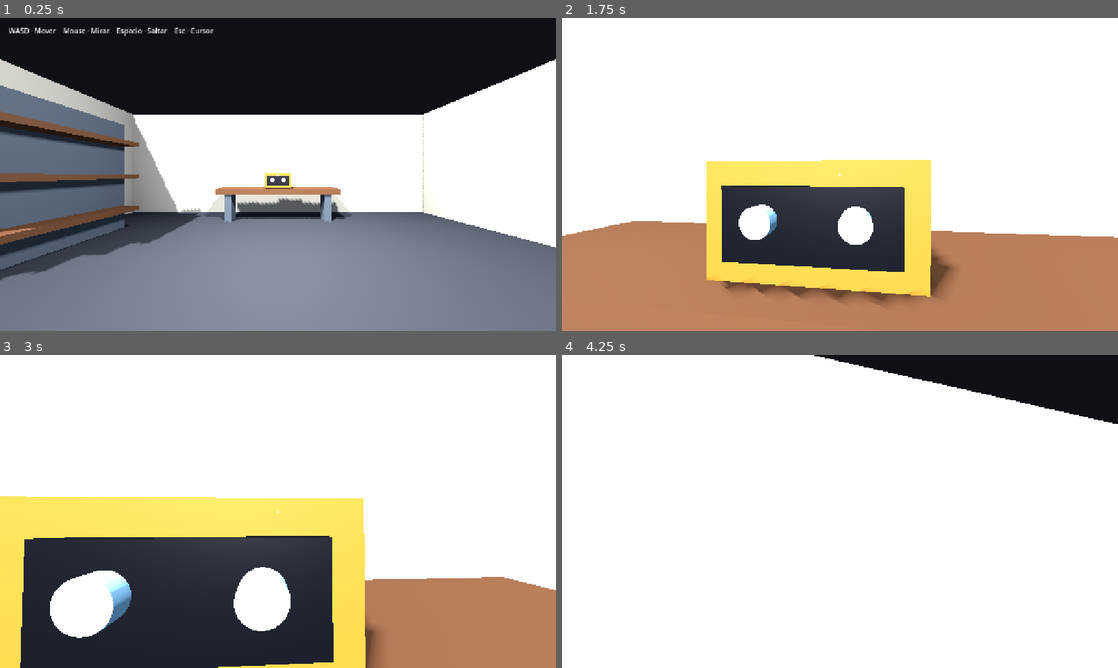
Above: before the commit, frames 1-4 (two rows, left to right).
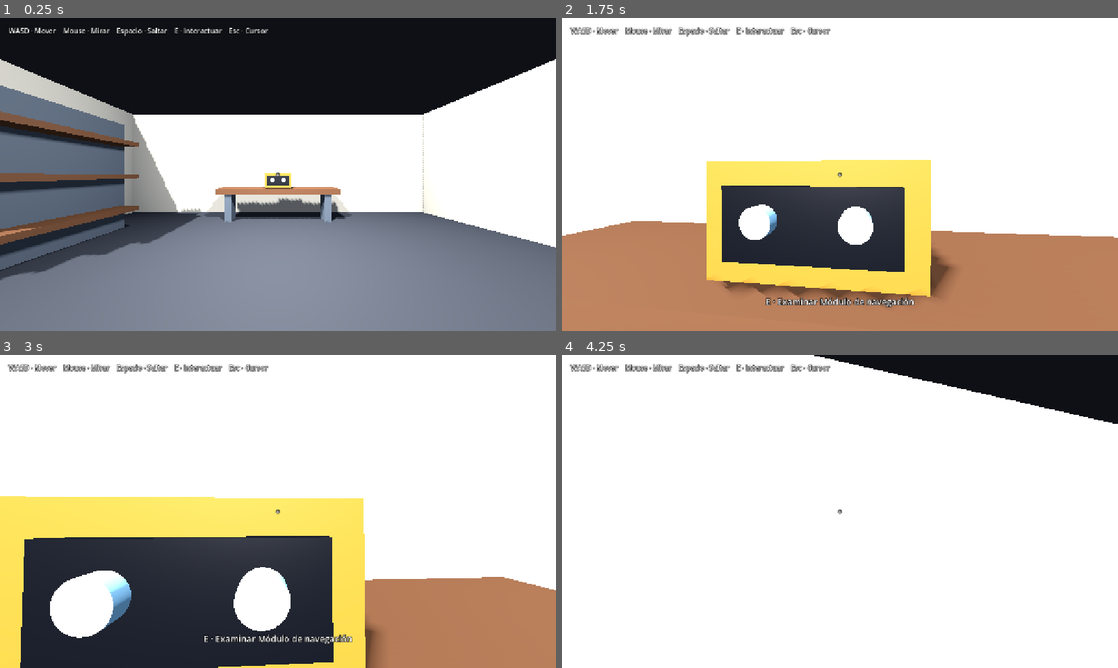
Above: after the commit, the same moments.

Repository: IDozy/starlightlegacy
Game: Godot game, scene res://scenes/main/main.tscn
Two runs of this game, one before a commit and one after it. Both use one fixed random seed, a clock stepped at 60 frames per second and the inputs below.
Inputs (mouse positions are in pixels of both pictures, inside the frame that each line leads up to):
- Up to frame 1 (0.25 s): no input
- Up to frame 2 (1.75 s): tap Enter at 0.5 s; move the mouse to (867, 174) at 0.52 s; hold W from 0.53 s (still down); tap E at 0.6, 1.35 s; tap Space at 0.77, 1.52 s; move the mouse to (812, 174) at 1.27 s
- Up to frame 3 (3 s): keep holding W; move the mouse to (289, 505) at 2.02 s; tap E at 2.1, 2.85 s; tap Space at 2.75 s; move the mouse to (272, 517) at 2.77 s
- Up to frame 4 (4.25 s): keep holding W; tap Space at 3.02, 3.77 s; move the mouse to (878, 514) at 3.52 s; tap E at 3.6 s

The runs differ from the first frame. In frame 1, 0.2% of the frame differs, in the area x 32-51%, y 3-51%; in frame 2, 1.2%, in the area x 1-64%, y 2-93%; in frame 3, 1.1%; in frame 4, 0.7%.

Commit message:
feat: add interaction and inspection HUD

Diff:
--- a/scenes/main/main.tscn
+++ b/scenes/main/main.tscn
@@ -1,9 +1,11 @@
-[gd_scene load_steps=3 format=3]
+[gd_scene load_steps=4 format=3]
 
 [ext_resource type="PackedScene" path="res://levels/workshop/workshop.tscn" id="1_workshop"]
 [ext_resource type="PackedScene" path="res://scenes/player/player.tscn" id="2_player"]
+[ext_resource type="Script" path="res://scenes/main/main.gd" id="3_main"]
 
 [node name="Main" type="Node3D"]
+script = ExtResource("3_main")
 
 [node name="Workshop" parent="." instance=ExtResource("1_workshop")]
 
@@ -15,9 +17,11 @@
 [node name="Instructions" type="Label" parent="HUD"]
 offset_left = 20.0
 offset_top = 18.0
-offset_right = 390.0
+offset_right = 520.0
 offset_bottom = 72.0
-text = "WASD · Mover    Mouse · Mirar    Espacio · Saltar    Esc · Cursor"
+text = "WASD · Mover    Mouse · Mirar    Espacio · Saltar    E · Interactuar    Esc · Cursor"
+theme_override_colors/font_outline_color = Color(0, 0, 0, 0.85)
+theme_override_constants/outline_size = 5
 
 [node name="Crosshair" type="Label" parent="HUD"]
 anchors_preset = 8
@@ -34,3 +38,40 @@
 text = "+"
 horizontal_alignment = 1
 vertical_alignment = 1
+theme_override_colors/font_outline_color = Color(0, 0, 0, 0.9)
+theme_override_constants/outline_size = 5
+
+[node name="InteractionPrompt" type="Label" parent="HUD"]
+visible = false
+anchor_left = 0.5
+anchor_top = 1.0
+anchor_right = 0.5
+anchor_bottom = 1.0
+offset_left = -220.0
+offset_top = -90.0
+offset_right = 220.0
+offset_bottom = -45.0
+grow_horizontal = 2
+grow_vertical = 0
+text = "E · Examinar"
+horizontal_alignment = 1
+vertical_alignment = 1
+theme_override_font_sizes/font_size = 20
+theme_override_colors/font_outline_color = Color(0, 0, 0, 0.9)
+theme_override_constants/outline_size = 7
+
+[node name="InspectionInfo" type="Label" parent="HUD"]
+visible = false
+anchor_top = 1.0
+anchor_bottom = 1.0
+offset_left = 24.0
+offset_top = -180.0
+offset_right = 500.0
+offset_bottom = -24.0
+grow_vertical = 0
+text = "Objeto"
+autowrap_mode = 2
+vertical_alignment = 2
+theme_override_font_sizes/font_size = 18
+theme_override_colors/font_outline_color = Color(0, 0, 0, 0.9)
+theme_override_constants/outline_size = 7
